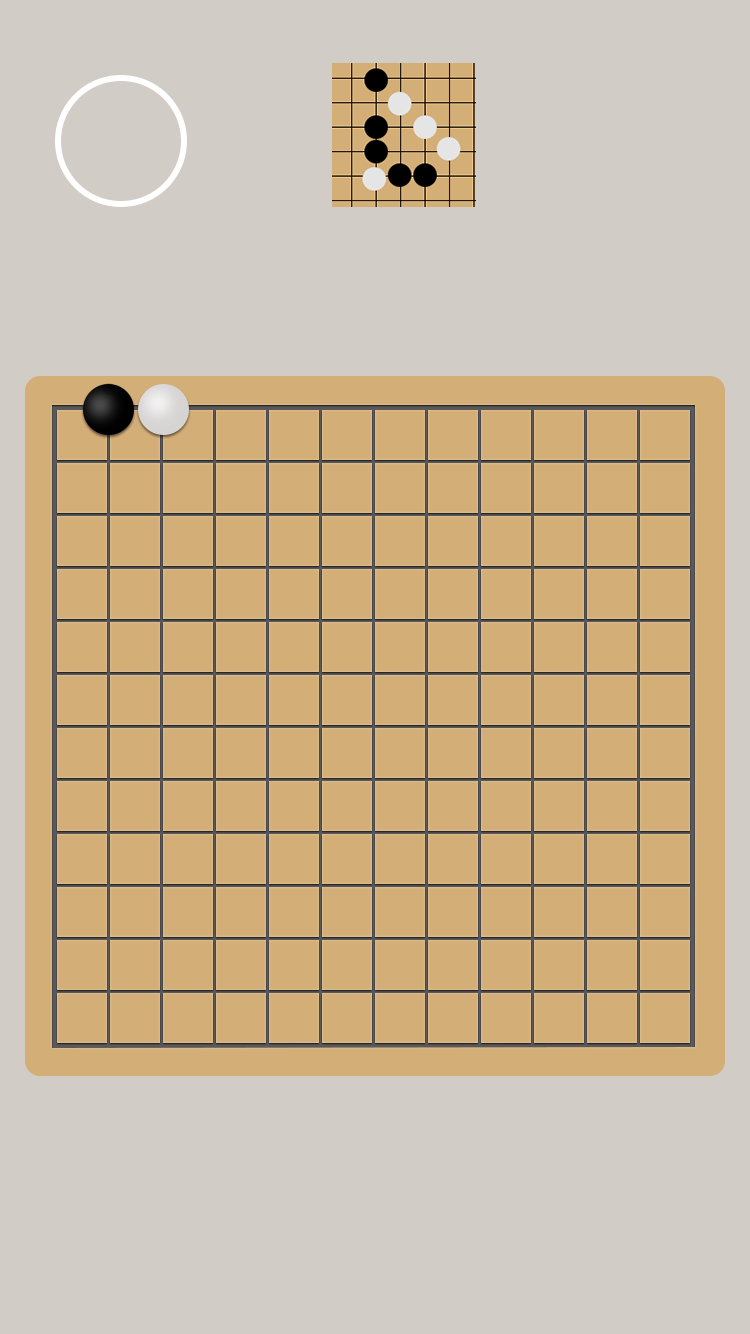
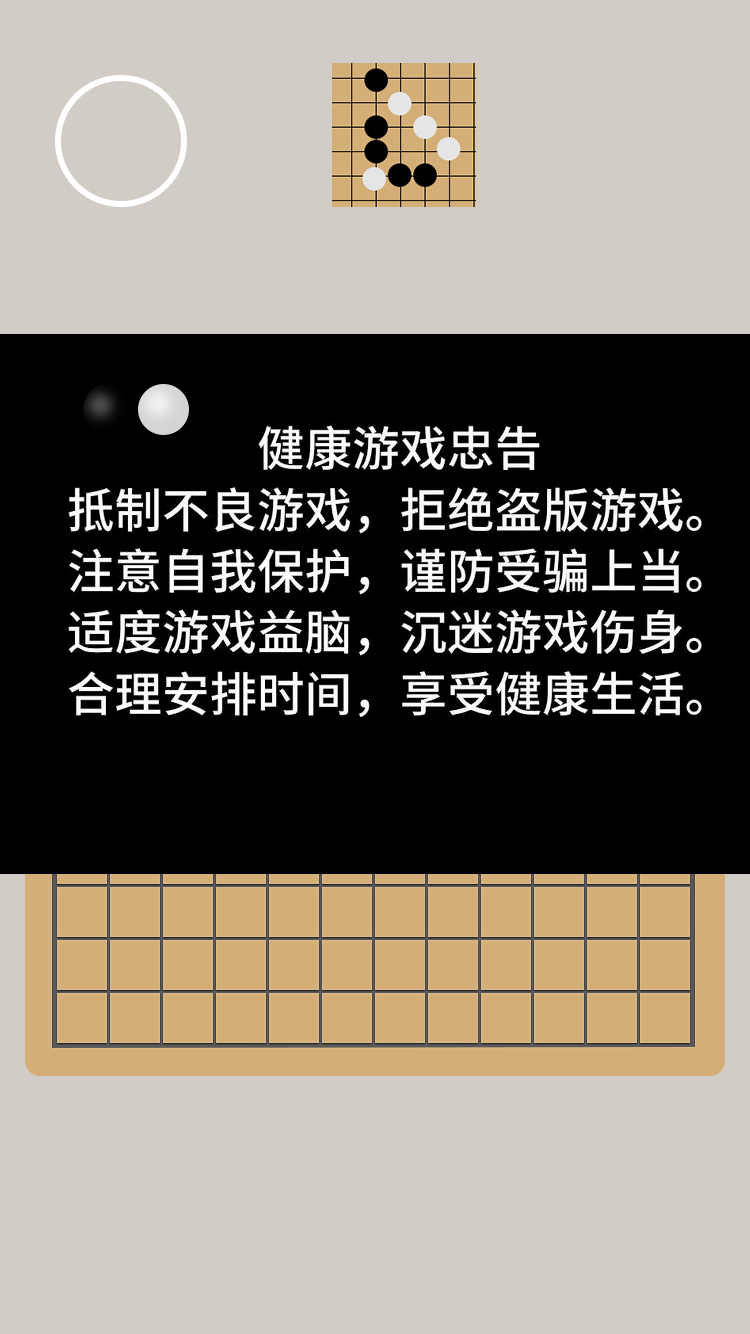
Layered file, before and after one edit (750px x 1334px). Changes by layer:
showed "图层 2" over left=0, top=334, right=750, bottom=874
